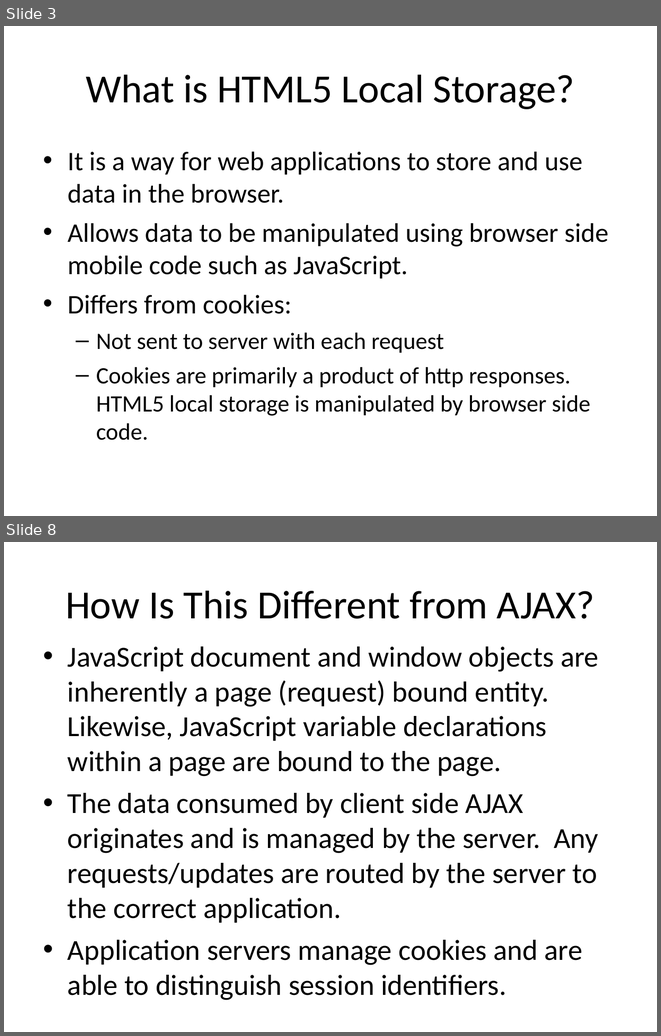
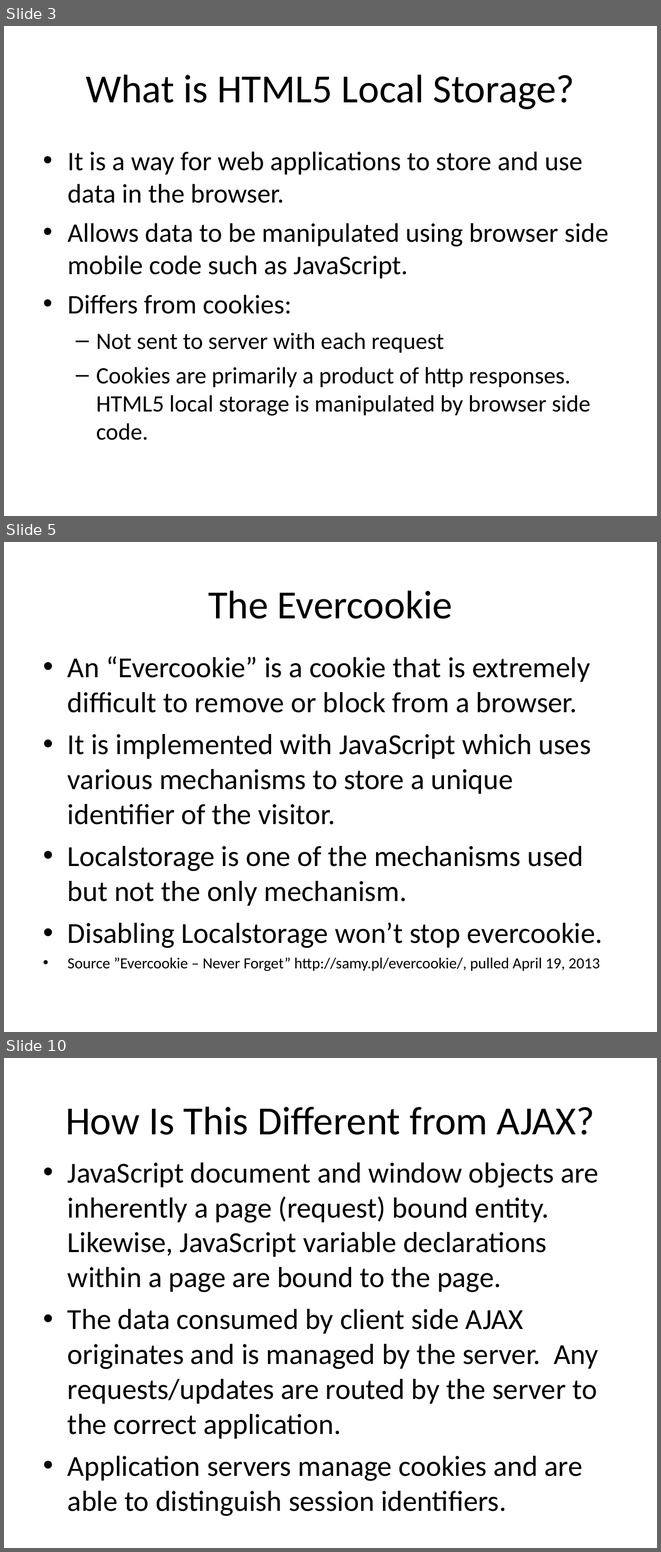
Before and after one commit to EdCharbeneau/CodePaLOUsa, a slide deck: 2013/LocalStorageSecurity/LocalStoragePresentation.ppt. Shown one above the other, each under a label of ours: slides 3 and 8 before the commit, slides 3, 5 and 10 after it; the slides between them are not shown. The pictures are 661x1036 and 661x1552 pixels, drawn with LibreOffice and Linux fonts; fonts in the diff are those of the drawing. Boxes give left, top, right and bottom in pixels: in the first picture for what was removed or moved away, otherwise in the second. Text is boxed around its words. In the diff, an @@ line names an element or a change of style, - is before the commit and + after.

Commit message:
Add slides with typical LocalStorage uses. Add slide to mention Evercookie.

```diff
--- a/2013/LocalStorageSecurity/LocalStoragePresentation.ppt
+++ b/2013/LocalStorageSecurity/LocalStoragePresentation.ppt
@@ slide 5 added at box(4, 542, 657, 1032), background #FFFFFF @@
@@ title added at box(208, 590, 452, 619), 44 pt, text #000000 @@
+The Evercookie
@@ text added at box(68, 656, 603, 971), 32 pt, text #000000 @@
+• An “Evercookie” is a cookie that is extremely difficult to remove or block from a browser.
+• It is implemented with JavaScript which uses various mechanisms to store a unique identifier of the visitor.
+• Localstorage is one of the mechanisms used but not the only mechanism.
+• Disabling Localstorage won’t stop evercookie.
+• Source ”Evercookie – Never Forget” http://samy.pl/evercookie/, pulled April 19, 2013
@@ what was slide 8 is now slide 10 @@
```
Also in this commit, not shown: 10 slides changed, 1 other slide added.
